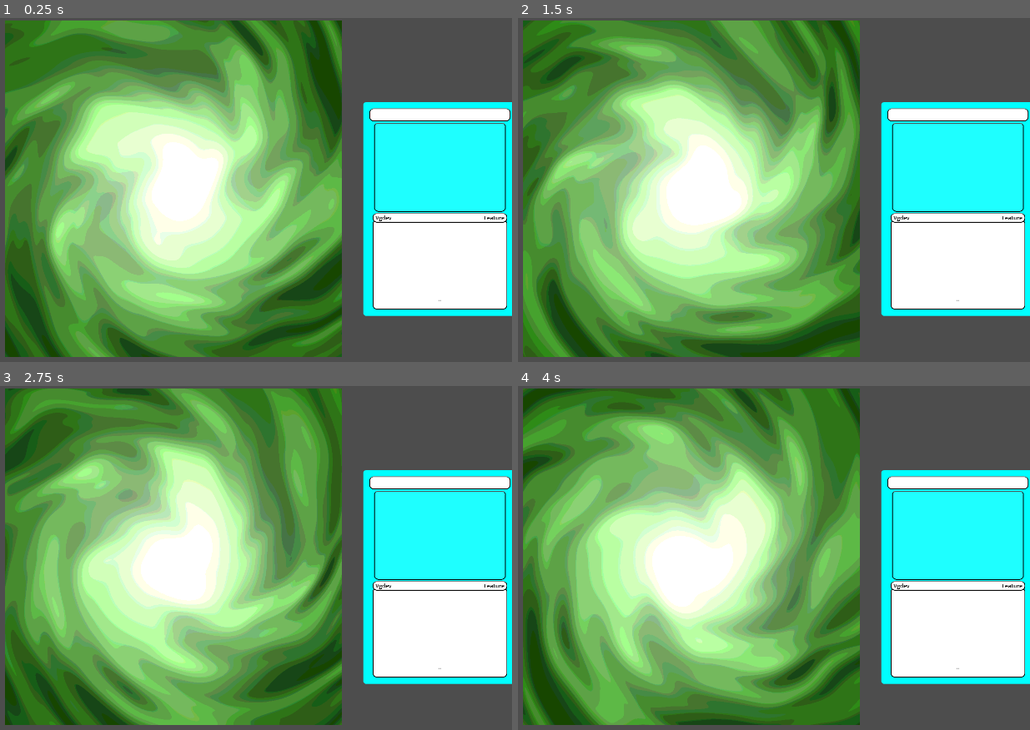
Above: before the commit, frames 1-4 (two rows, left to right).
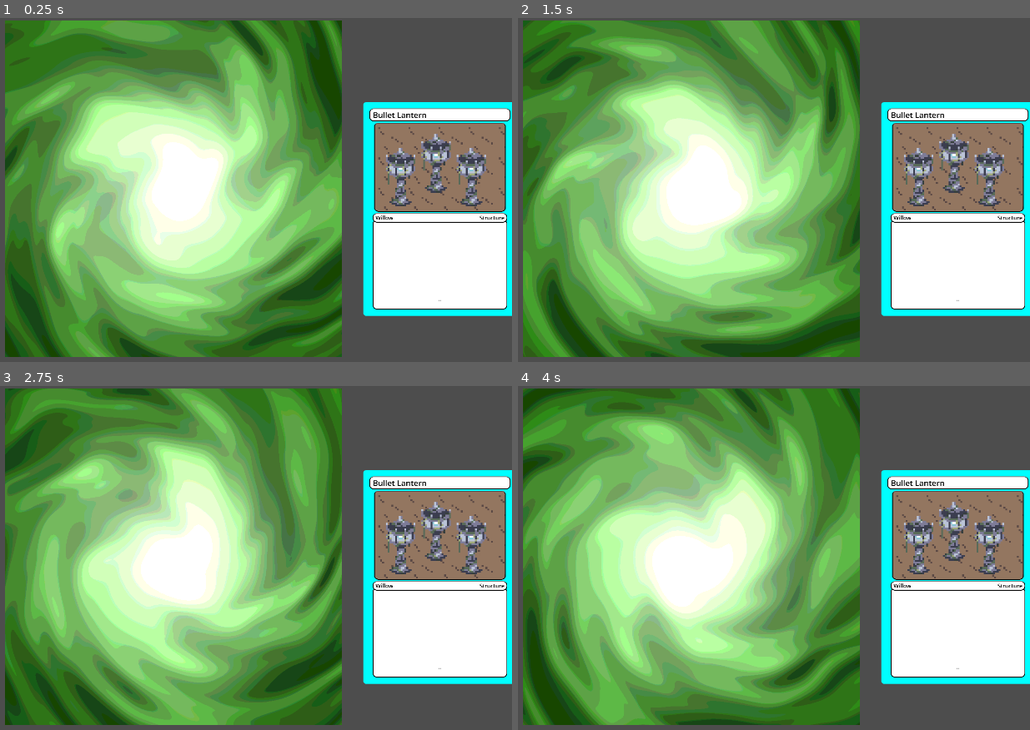
Above: after the commit, the same moments.

Repository: Maurdeer/VGDimensions
Game: Godot game, scene res://_scenes/main.tscn
The game is run twice, just before and just after one commit, with the same random seed, the same clock (stepped at 60 frames per second) and the same inputs.
Inputs (mouse positions are in pixels of both pictures, inside the frame that each line leads up to):
- Up to frame 1 (0.25 s): no input
- Up to frame 2 (1.5 s): tap Enter at 0.5 s; move the mouse to (845, 186) at 0.52 s; tap F (flip) at 0.6 s; click (845, 186) at 0.67 s; drag from (564, 224) to (661, 279) at 1.27 s
- Up to frame 3 (2.75 s): move the mouse to (245, 489) at 2.02 s; tap F (flip) at 2.1 s; click (245, 489) at 2.17 s
- Up to frame 4 (4 s): drag from (661, 647) to (outside the picture) at 2.77 s; move the mouse to (896, 630) at 3.52 s; tap F (flip) at 3.6 s; click (896, 630) at 3.67 s

The runs differ from the first frame. In frame 1, 6.6% of the frame differs, in the area x 72-99%, y 27-60%; in frame 2, 6.6%; in frame 3, 6.6%; in frame 4, 6.6%.

Commit message:
Willow stuff

Diff:
--- a/_scenes/card/card_visualizer.tscn
+++ b/_scenes/card/card_visualizer.tscn
@@ -1,11 +1,11 @@
-[gd_scene load_steps=25 format=3 uid="uid://bufxhut03l01j"]
+[gd_scene load_steps=24 format=3 uid="uid://bufxhut03l01j"]
 
 [ext_resource type="Script" uid="uid://dq2rgaxh8ri4t" path="res://_scripts/card/card_visualizer.gd" id="1_51wi6"]
-[ext_resource type="Script" uid="uid://cyxcnkyv5m57c" path="res://_scripts/card/bullet_resource.gd" id="2_8lnxd"]
+[ext_resource type="Resource" uid="uid://dupxrk8ncmqe4" path="res://cards/BulletLantern.tres" id="2_8lnxd"]
 [ext_resource type="PackedScene" uid="uid://duo3p8powrn74" path="res://_scenes/card/bullet_visualizer.tscn" id="2_dkm5d"]
-[ext_resource type="Script" uid="uid://cg5eo4ycbga2u" path="res://_scripts/resources/CardResource.gd" id="3_r8tiv"]
 [ext_resource type="Texture2D" uid="uid://bvpweyg4quhuk" path="res://art/blankcard.png" id="4_dkm5d"]
 [ext_resource type="Texture2D" uid="uid://cw6ccessege6d" path="res://art/card_ui/card_img_bkg.png" id="6_8lnxd"]
+[ext_resource type="Texture2D" uid="uid://tf162gxo2o30" path="res://art/card_art/Willow/BulletLantern.png" id="6_r8tiv"]
 [ext_resource type="Texture2D" uid="uid://h28ibhh3pxam" path="res://art/card_ui/cardimage_frame.png" id="7_r8tiv"]
 [ext_resource type="Texture2D" uid="uid://cmnhoqlxq5vvd" path="res://art/card_ui/effects_frame copy 3.png" id="8_m0jti"]
 [ext_resource type="Texture2D" uid="uid://dad06w6id2pkd" path="res://art/card_ui/heart.png" id="9_tbra6"]
@@ -18,10 +18,6 @@
 [ext_resource type="Texture2D" uid="uid://jq3s8k0wq1wt" path="res://art/card_ui/typing_frame.png" id="13_deg38"]
 [ext_resource type="Texture2D" uid="uid://bqqkvq20w5r7w" path="res://art/card_ui/stack_icon copy.png" id="14_r8tiv"]
 [ext_resource type="Texture2D" uid="uid://um134rv7t03" path="res://art/card_ui/discard_icon copy.png" id="15_m0jti"]
-
-[sub_resource type="Resource" id="Resource_8lnxd"]
-script = ExtResource("3_r8tiv")
-metadata/_custom_type_script = "uid://cg5eo4ycbga2u"
 
 [sub_resource type="LabelSettings" id="LabelSettings_e258s"]
 font_size = 50
@@ -59,7 +55,7 @@
 [node name="card_visualizer" type="Sprite2D"]
 scale = Vector2(0.177, 0.177)
 script = ExtResource("1_51wi6")
-card_resource = SubResource("Resource_8lnxd")
+card_resource = ExtResource("2_8lnxd")
 bullet_scene = ExtResource("2_dkm5d")
 
 [node name="card_background" type="Sprite2D" parent="."]
@@ -80,6 +76,7 @@
 texture = ExtResource("6_8lnxd")
 
 [node name="card_art" type="Sprite2D" parent="card_art_container"]
+texture = ExtResource("6_r8tiv")
 
 [node name="image_frame" type="Sprite2D" parent="."]
 position = Vector2(0, -536.723)
@@ -366,6 +363,7 @@
 offset_bottom = -13.0
 grow_horizontal = 2
 grow_vertical = 2
+text = "Bullet Lantern"
 label_settings = SubResource("LabelSettings_l8rp0")
 
 [node name="description_frame" type="Sprite2D" parent="."]
@@ -414,7 +412,7 @@
 offset_bottom = -7.1432
 grow_horizontal = 2
 grow_vertical = 2
-text = "Vgdev"
+text = "Willow"
 label_settings = SubResource("LabelSettings_auvip")
 vertical_alignment = 1
 metadata/_edit_use_anchors_ = true
@@ -431,7 +429,7 @@
 offset_bottom = -7.1432
 grow_horizontal = 2
 grow_vertical = 2
-text = "Feature"
+text = "Structure"
 label_settings = SubResource("LabelSettings_auvip")
 horizontal_alignment = 2
 vertical_alignment = 1
--- a/_scripts/resources/EventResources/PlaceEvent.gd
+++ b/_scripts/resources/EventResources/PlaceEvent.gd
@@ -2,9 +2,7 @@
 class_name PlaceEvent
 
 func execute() -> void:
-	GridPositionSelector.Instance.player_select_card()
-	await GridPositionSelector.Instance.selected
-	var selected_card_pos: Vector2i = GridPositionSelector.Instance.selected_pos
+	var selected_card_pos: Vector2i = await GridPositionSelector.Instance.player_select_card()
 	card_ref.card_sm.transition_to_state(CardStateMachine.StateType.ON_RIFT)
 	RiftGrid.Instance.place_card(selected_card_pos, card_ref)
 	PlayerHand.Instance.remove_card_from_hand(card_ref)
--- a/_scripts/resources/EventResources/SwapEvent.gd
+++ b/_scripts/resources/EventResources/SwapEvent.gd
@@ -6,20 +6,16 @@
 
 func execute() -> void:
 	var first_card_pos: Vector2i
+	var second_card_pos: Vector2i
 	if first_card_is_calling_card:
 		first_card_pos = card_ref.grid_pos
 	else:
-		GridPositionSelector.Instance.player_select_card()
-		await GridPositionSelector.Instance.selected
-		first_card_pos = GridPositionSelector.Instance.selected_pos
+		first_card_pos = await GridPositionSelector.Instance.player_select_card()
 
 	if adjacent_only:
-		GridPositionSelector.Instance.player_select_card_adj_to_position(first_card_pos)
+		second_card_pos = await GridPositionSelector.Instance.player_select_card_adj_to_position(first_card_pos)
 	else:
-		GridPositionSelector.Instance.player_select_card()
-
-	await GridPositionSelector.Instance.selected
-	var second_card_pos: Vector2i = GridPositionSelector.Instance.selected_pos
+		second_card_pos = await GridPositionSelector.Instance.player_select_card()
 
 	if first_card_pos == second_card_pos: return
 	RiftGrid.Instance.swap_cards(first_card_pos, second_card_pos)
--- a/external_work/ryan/FromNavaPack.tres
+++ b/card_packs/FromNavaPack.tres
@@ -1,12 +1,14 @@
-[gd_resource type="Resource" script_class="CardPackResource" load_steps=4 format=3 uid="uid://b66r18jp8ponq"]
+[gd_resource type="Resource" script_class="CardPackResource" load_steps=5 format=3 uid="uid://b66r18jp8ponq"]
 
 [ext_resource type="Script" uid="uid://cg5eo4ycbga2u" path="res://_scripts/resources/CardResource.gd" id="1_xuuq2"]
 [ext_resource type="Resource" uid="uid://doj57pqlx14mt" path="res://cards/BreakableWall.tres" id="2_21din"]
 [ext_resource type="Script" uid="uid://div70lvrir1m0" path="res://external_work/ryan/CardPackResource.gd" id="2_ho1ha"]
+[ext_resource type="Resource" uid="uid://dp3k57niax0qb" path="res://cards/LilGuy.tres" id="3_21din"]
 
 [resource]
 script = ExtResource("2_ho1ha")
 card_resources = Dictionary[ExtResource("1_xuuq2"), int]({
-ExtResource("2_21din"): 25
+ExtResource("2_21din"): 25,
+ExtResource("3_21din"): 5
 })
 metadata/_custom_type_script = "uid://div70lvrir1m0"
--- /dev/null
+++ b/card_packs/OutcastsPack.tres
@@ -0,0 +1,8 @@
+[gd_resource type="Resource" script_class="CardPackResource" load_steps=3 format=3 uid="uid://ytv15oyix42d"]
+
+[ext_resource type="Script" uid="uid://cg5eo4ycbga2u" path="res://_scripts/resources/CardResource.gd" id="1_w688w"]
+[ext_resource type="Script" uid="uid://div70lvrir1m0" path="res://external_work/ryan/CardPackResource.gd" id="2_yutvc"]
+
+[resource]
+script = ExtResource("2_yutvc")
+metadata/_custom_type_script = "uid://div70lvrir1m0"
--- /dev/null
+++ b/card_packs/WillowPack.tres
@@ -0,0 +1,8 @@
+[gd_resource type="Resource" script_class="CardPackResource" load_steps=3 format=3 uid="uid://cb4mmmoirfemr"]
+
+[ext_resource type="Script" uid="uid://cg5eo4ycbga2u" path="res://_scripts/resources/CardResource.gd" id="1_1pi2f"]
+[ext_resource type="Script" uid="uid://div70lvrir1m0" path="res://external_work/ryan/CardPackResource.gd" id="2_yi4ya"]
+
+[resource]
+script = ExtResource("2_yi4ya")
+metadata/_custom_type_script = "uid://div70lvrir1m0"
--- /dev/null
+++ b/cards/BulletLantern.tres
@@ -0,0 +1,13 @@
+[gd_resource type="Resource" script_class="CardResource" load_steps=4 format=3 uid="uid://dupxrk8ncmqe4"]
+
+[ext_resource type="Script" uid="uid://cyxcnkyv5m57c" path="res://_scripts/card/bullet_resource.gd" id="1_bijci"]
+[ext_resource type="Texture2D" uid="uid://tf162gxo2o30" path="res://art/card_art/Willow/BulletLantern.png" id="2_7kn37"]
+[ext_resource type="Script" uid="uid://cg5eo4ycbga2u" path="res://_scripts/resources/CardResource.gd" id="2_wd5mm"]
+
+[resource]
+script = ExtResource("2_wd5mm")
+title = "Bullet Lantern"
+type = 4
+game_origin = 30
+card_art = ExtResource("2_7kn37")
+metadata/_custom_type_script = "uid://cg5eo4ycbga2u"
--- a/external_work/ryan/grid_position_selector.gd
+++ b/external_work/ryan/grid_position_selector.gd
@@ -6,7 +6,7 @@
 static var Instance: GridPositionSelector
 
 var _first: bool
-var selected_pos: Vector2i
+var _selected_pos: Vector2i
 signal selected
 
 func _ready() -> void:
@@ -16,7 +16,7 @@
 		return
 	Instance = self
 
-func player_select_card_adj_to_position(pos: Vector2i) -> void:
+func player_select_card_adj_to_position(pos: Vector2i) -> Vector2i:
 	_first = true
 	for i in rift_grid.rift_grid_height:
 		for deck: Deck in rift_grid.grid[i]:
@@ -27,9 +27,10 @@
 				card.card_sm.transition_to_state(CardStateMachine.StateType.UNSELECTABLE)
 			card.selected.connect(on_card_clicked)
 
-	# TODO: Some kind of highlight vfx over each RiftGridSlot would be nice
+	await selected
+	return _selected_pos
 
-func player_select_card() -> void:
+func player_select_card() -> Vector2i:
 	_first = true
 	for i in rift_grid.rift_grid_height:
 		for deck: Deck in rift_grid.grid[i]:
@@ -38,7 +39,8 @@
 			card.card_sm.transition_to_state(CardStateMachine.StateType.SELECTABLE)
 			card.selected.connect(on_card_clicked)
 
-	# TODO: Some kind of highlight vfx over each RiftGridSlot would be nice
+	await selected
+	return _selected_pos
 
 func on_card_clicked(grid_pos: Vector2i):
 	if not _first: return
@@ -55,5 +57,5 @@
 			# TODO: Replace with State Swapping
 			card.card_sm.transition_to_prev_state()
 			card.selected.disconnect(on_card_clicked)
-	selected_pos = grid_pos
+	_selected_pos = grid_pos
 	selected.emit()
--- a/external_work/ryan/multiplayer_scene.tscn
+++ b/external_work/ryan/multiplayer_scene.tscn
@@ -5,7 +5,7 @@
 [ext_resource type="Script" uid="uid://cg5eo4ycbga2u" path="res://_scripts/resources/CardResource.gd" id="2_ytfpk"]
 [ext_resource type="Resource" uid="uid://dp3k57niax0qb" path="res://cards/LilGuy.tres" id="4_otue7"]
 [ext_resource type="Resource" uid="uid://bwgk83gwvfr8w" path="res://cards/RockBlock.tres" id="4_tagtw"]
-[ext_resource type="Resource" uid="uid://b66r18jp8ponq" path="res://external_work/ryan/FromNavaPack.tres" id="5_ytfpk"]
+[ext_resource type="Resource" uid="uid://b66r18jp8ponq" path="res://card_packs/FromNavaPack.tres" id="5_ytfpk"]
 [ext_resource type="PackedScene" uid="uid://bgrqj32tibok0" path="res://_scenes/rift_grid.tscn" id="8_otue7"]
 
 [node name="MultiplayerScene" type="Control"]
Binary file added: art/card_art/Willow/BulletLantern.png
Not shown, added: art/card_art/Willow/BulletLantern.png.import
